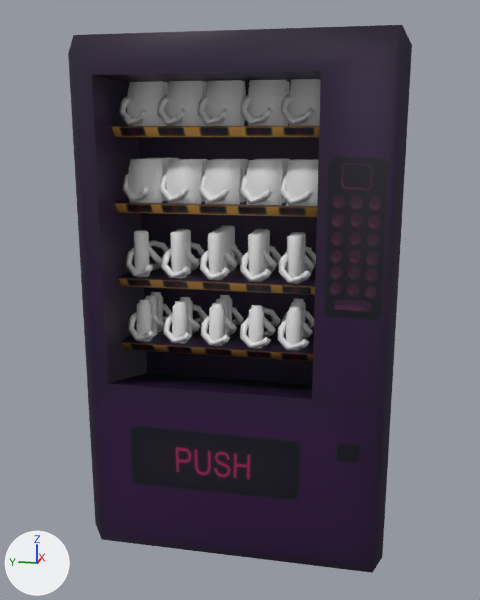
Before and after pictures for a commit that changed the FBX model Assets/Members/em/model/vendingmachine.fbx.
The view is the same before and after, from a camera (50 mm lens) standing at (-2.6, -0.47, 1.6) and looking at (-0.01, 0.05, 0.95). Lighting does not change. The marker at lower left points along +X, +Y and +Z. The first picture is the older version. Where no turn or scale is listed for an object, it has been applied to the vertices.

Names of what the first picture shows: 'spinnies', 'vendingmachine', 'yummy'.
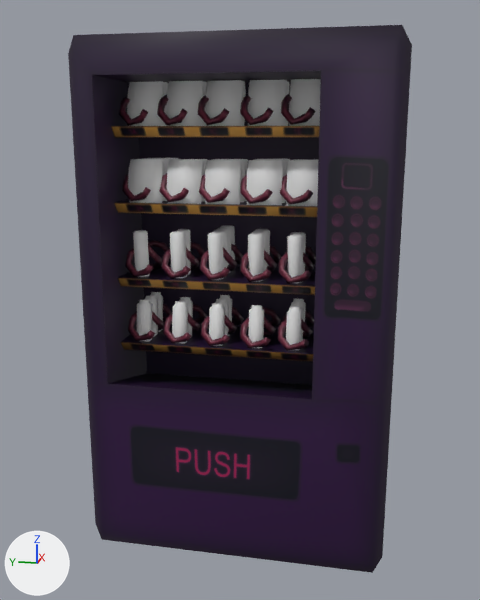
Where the newer file only moved an object's origin or applied its transform, the numbers keep the older frame.

Where the change shows, as pixel boxes (x1, y1, x2, y2) in the pictures (480 x 600 px):
'spinnies', recoloured (white to brown)
    both: (119, 93, 316, 350)

Diff of the bpy script that builds the scene:
```diff
--- a/Assets/Members/em/model/vendingmachine.fbx.py
+++ b/Assets/Members/em/model/vendingmachine.fbx.py
@@ me_cube_028 @@
 me_cube_028.from_pydata(...)  # 1760 vertices, 1700 faces; spans x -0.263..0.048, y -0.353..0.359, z -0.782..0.136
+me_cube_028.materials.append(mat_material_006)  # picture img_vendingtexture1_defaultmaterial_basemap_png
```
